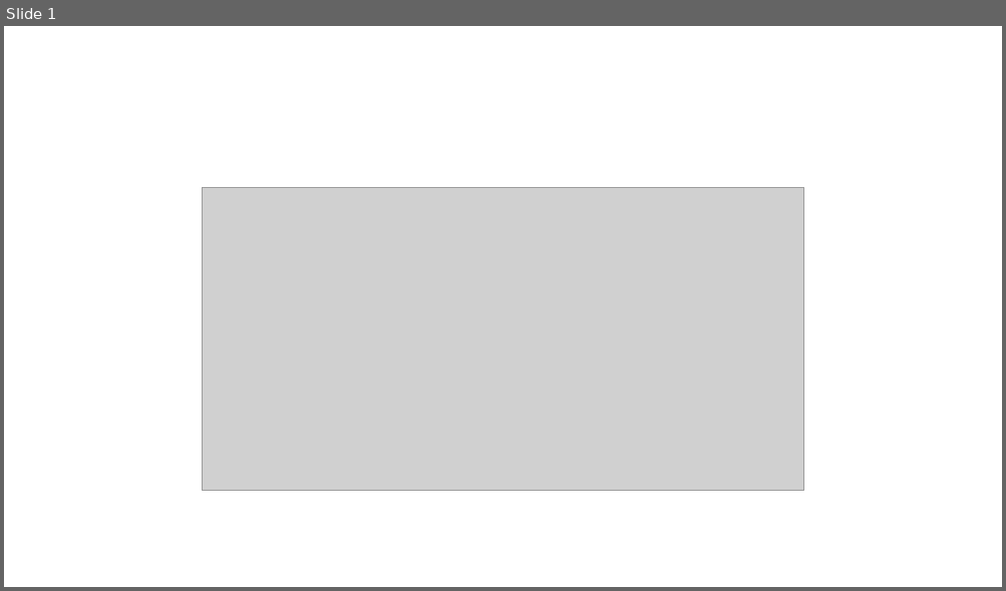
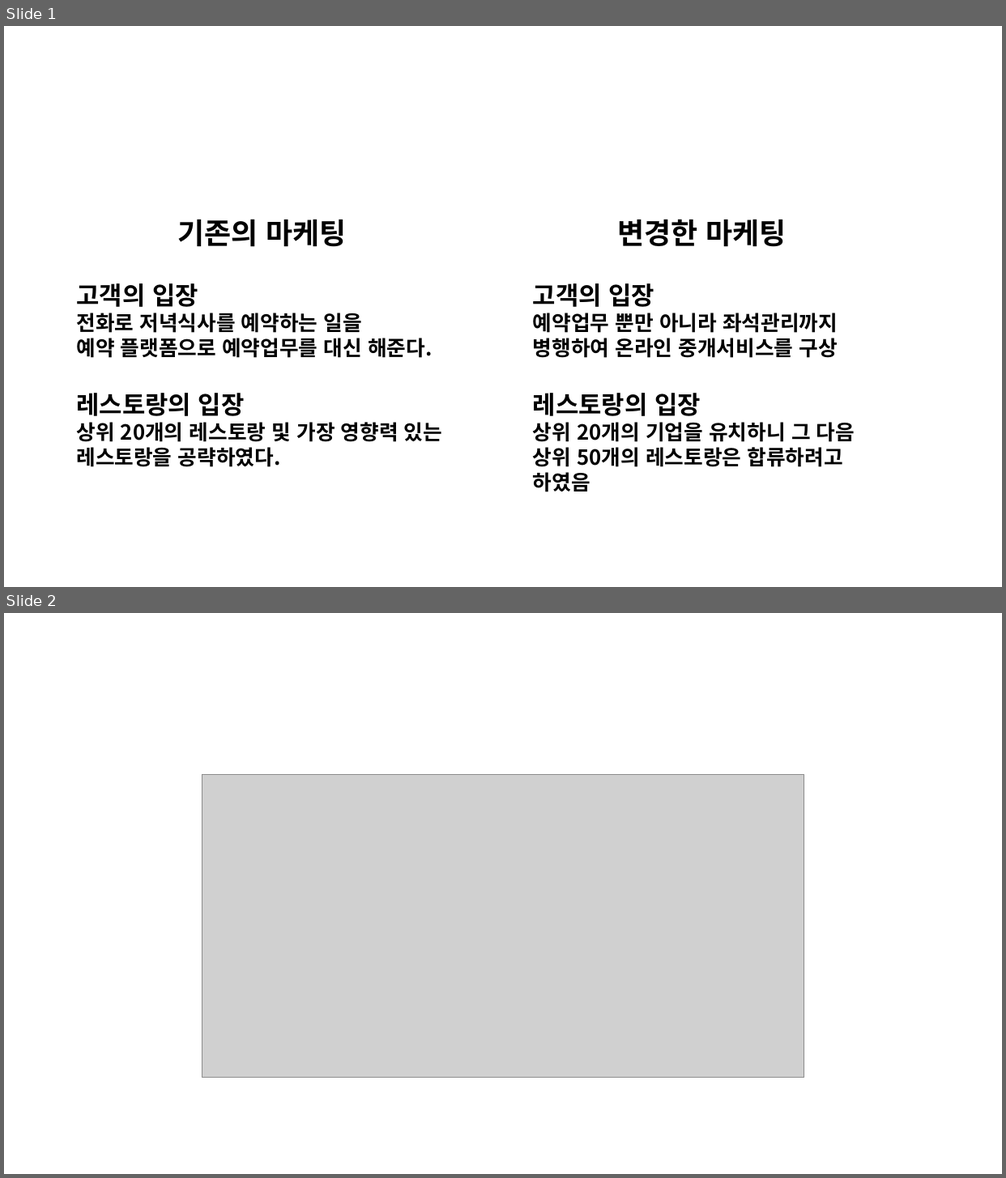
Before and after one commit to hyeonho1028/SNU-FIRA-BA, a slide deck: 3 semester/디지털경제와 경영전략/중간발표/오픈테이블 사례연구(1조)_이현호.pptx. Shown one above the other, each under a label of ours: slide 1 before the commit, slides 1 and 2 after it. The pictures are 1006x591 and 1006x1178 pixels, drawn with LibreOffice and Linux fonts; fonts in the diff are those of the drawing; grey boxes stand for pictures; background and template pictures are left out. Boxes give left, top, right and bottom in pixels: in the first picture for what was removed or moved away, otherwise in the second. Text is boxed around its words. In the diff, an @@ line names an element or a change of style, - is before the commit and + after.

```diff
--- a/3 semester/디지털경제와 경영전략/중간발표/오픈테이블 사례연구(1조)_이현호.pptx
+++ b/3 semester/디지털경제와 경영전략/중간발표/오픈테이블 사례연구(1조)_이현호.pptx
@@ slide 1 added at (4,26,1002,587), background picture (left out) @@
@@ text added at (69,75,286,150), 54 pt, text #FFFFFF @@
+운영전략
@@ text added at (177,220,346,247), 28 pt, text #000000, bold @@
+기존의 마케팅
@@ text added at (618,220,786,247), 28 pt, text #000000, bold @@
+변경한 마케팅
@@ text added at (76,284,442,467), 20 pt, text #000000, bold @@
+고객의 입장
+전화로 저녁식사를 예약하는 일을
+예약 플랫폼으로 예약업무를 대신 해준다.
+레스토랑의 입장
+상위 20개의 레스토랑 및 가장 영향력 있는
+레스토랑을 공략하였다.
@@ text added at (533,284,854,493), 20 pt, text #000000, bold @@
+고객의 입장
+예약업무 뿐만 아니라 좌석관리까지
+병행하여 온라인 중개서비스를 구상
+레스토랑의 입장
+상위 20개의 기업을 유치하니 그 다음
+상위 50개의 레스토랑은 합류하려고
+하였음
@@ what was slide 1 is now slide 2 @@
```
Also in this commit, not shown: 2 other files.
